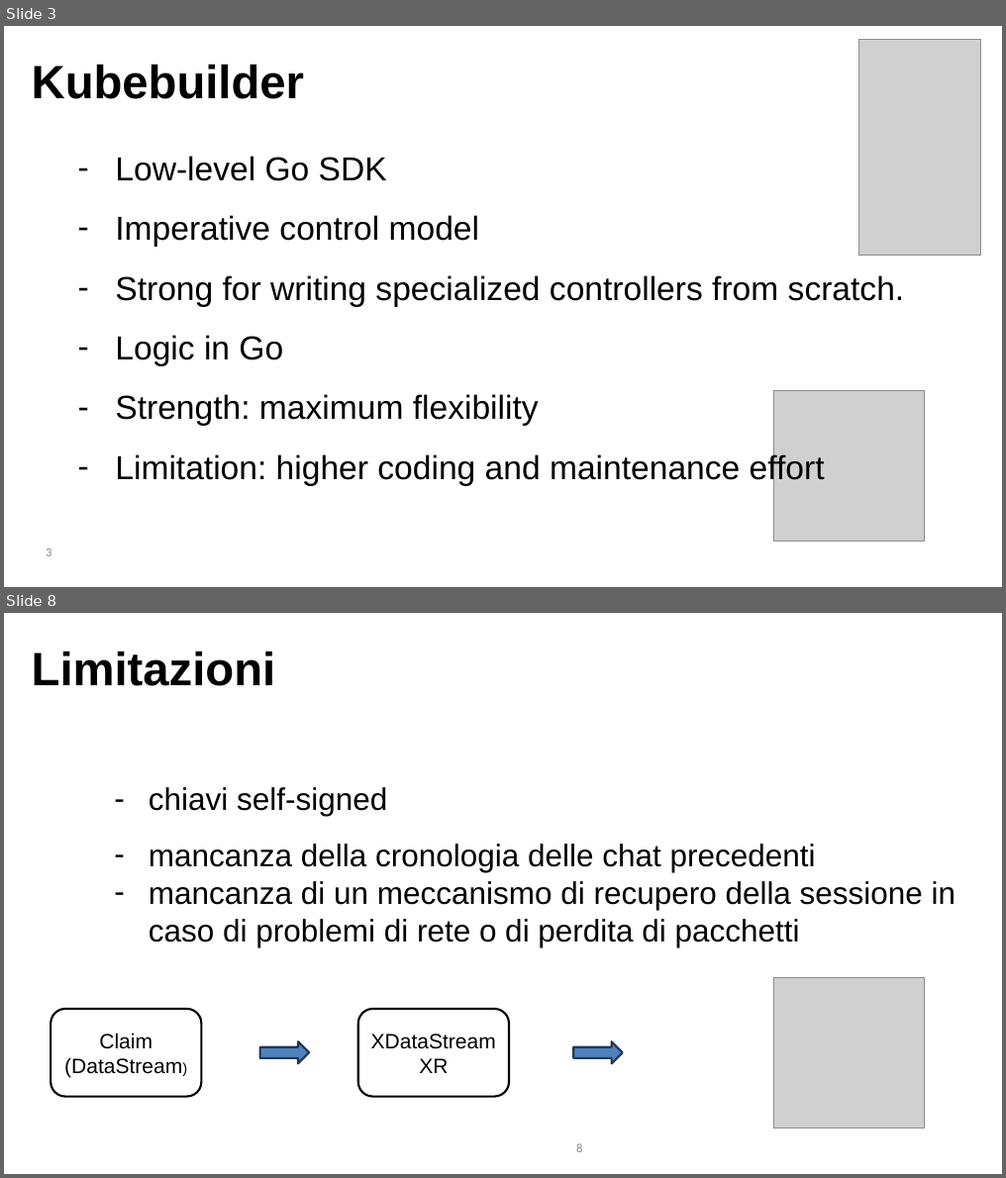
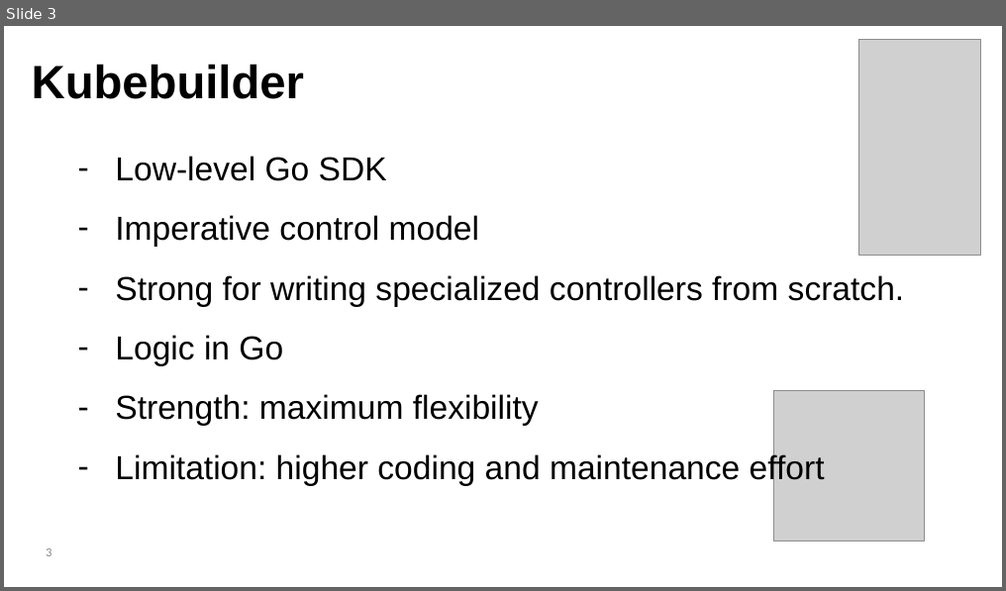
Before and after one commit to lorenzodeluca/kafka-operator-clash, a slide deck: presentation/kubebuilder vs crossplane.pptx. Shown one above the other, each under a label of ours: slides 3 and 8 before the commit, slide 3 after it; the slides between them are not shown. The pictures are 1006x1178 and 1006x591 pixels, drawn with LibreOffice and Linux fonts; fonts in the diff are those of the drawing; grey boxes stand for pictures. Boxes give left, top, right and bottom in pixels: in the first picture for what was removed or moved away, otherwise in the second. Text is boxed around its words. In the diff, an @@ line names an element or a change of style, - is before the commit and + after.

```diff
--- a/presentation/kubebuilder vs crossplane.pptx
+++ b/presentation/kubebuilder vs crossplane.pptx
@@ slide 8 removed at (4,613,1002,1174), background #FFFFFF @@
@@ text removed at (32,651,276,686) @@
-Limitazioni
@@ text removed at (149,787,955,948) @@
-– chiavi self-signed
-– mancanza della cronologia delle chat precedenti
-– mancanza di un meccanismo di recupero della sessione in caso di problemi di rete o di perdita di pacchetti
@@ picture removed at (773,977,924,1128) @@
@@ rounded rectangle removed at (51,1009,201,1096) @@
-Claim
-(DataStream)
@@ rounded rectangle removed at (358,1009,509,1096) @@
-XDataStream
-XR
@@ right arrow removed at (260,1042,310,1063) @@
@@ right arrow removed at (573,1042,623,1063) @@
@@ page number removed at (576,1144,582,1153) @@
-8
```
Also in this commit, not shown: 3 slides changed, 11 slides added, 8 other slides removed, 5 other files.
